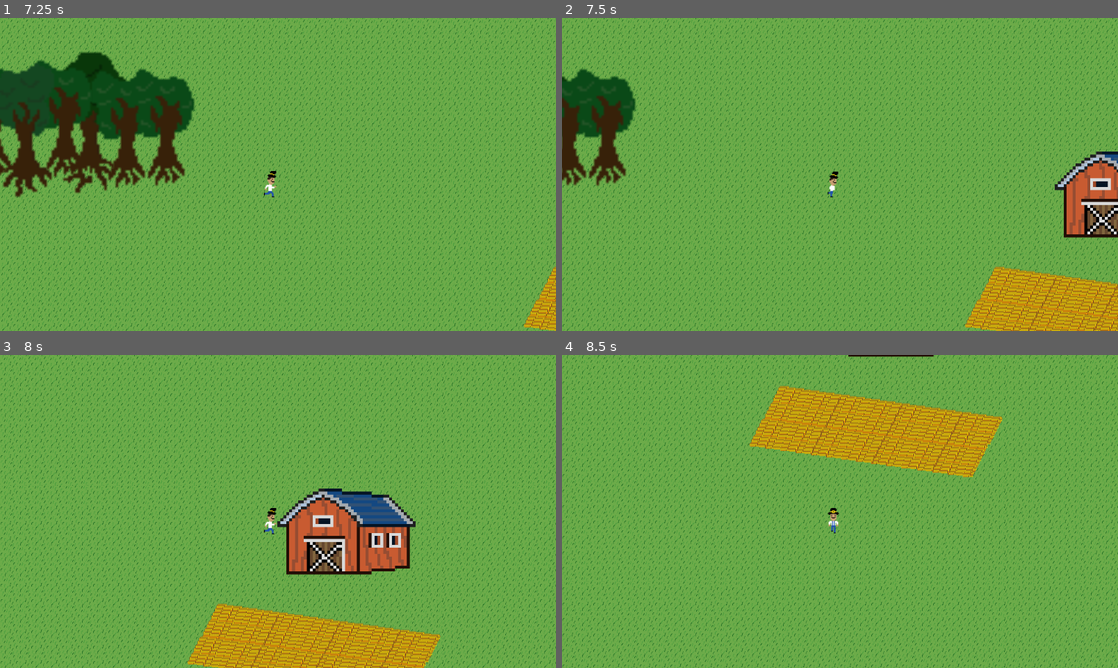
Above: before the commit, frames 1-4 (two rows, left to right).
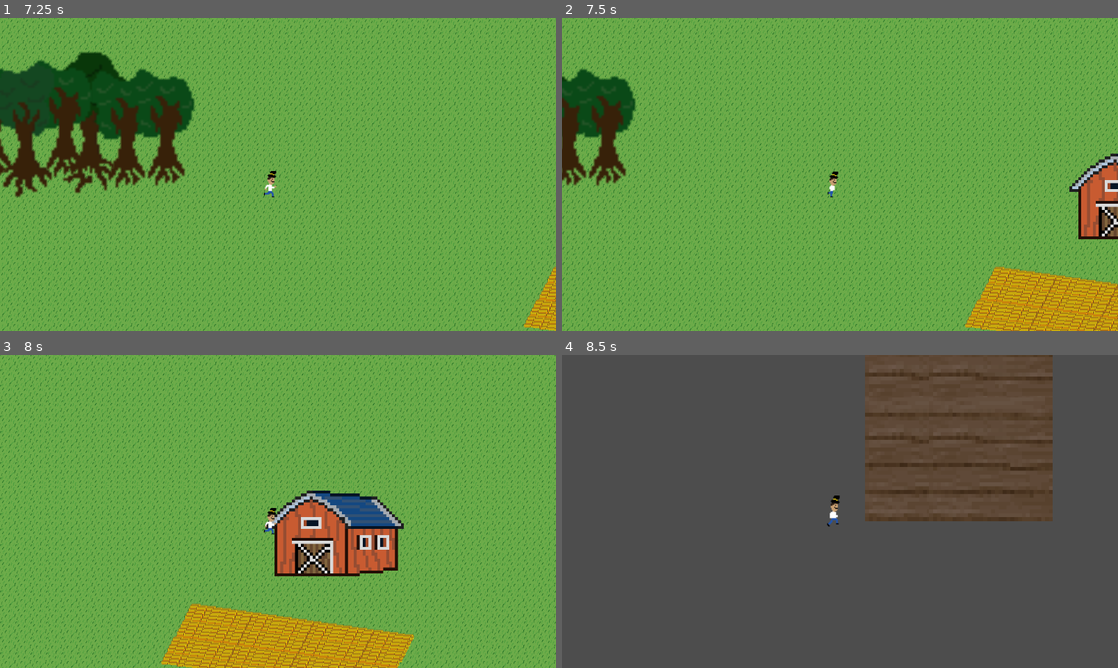
Above: after the commit, the same moments.

Repository: ian-kr/Melon
Game: Godot game, scene res://scenes/levels/town.tscn
The game is run twice, just before and just after one commit, with the same random seed, the same clock (stepped at 60 frames per second) and the same inputs. This scene is started directly instead of the project's main scene.
Inputs:
- Up to frame 1 (7.25 s): tap Enter (ui_accept) at 0.5, 0.6, 0.77, 1.07, 1.25, 1.35, 1.52, 1.82, 2, 2.1, 2.85, 3.02, 3.32, 3.6, 3.77, 4.07, 4.35, 4.52, 4.82, 5.1, 5.85, 6.02, 6.32, 6.6, 6.77, 7.07 s; hold W (up) 0.53-2.03 s; hold A (left) 2.03-3.53 s; hold S (down) 3.53-4.28 s; hold D (right) 4.28-5.03 s; hold W (up) 5.03-5.78 s; hold D (right) from 5.78 s (still down)
- Up to frame 2 (7.5 s): keep holding D (right); tap Enter (ui_accept) at 7.35 s
- Up to frame 3 (8 s): keep holding D (right); tap Enter (ui_accept) at 7.52, 7.82 s
- Up to frame 4 (8.5 s): release D (right) at 8.03 s; hold S (down) from 8.03 s (still down); tap Enter (ui_accept) at 8.1 s

Frame 1 is identical in both runs. In frame 2, 2.1% of the frame differs, in the area x 88-100%, y 42-71%; in frame 3, 28%; in frame 4, 100%, in the area x 0-100%, y 0-100%.

Commit message:
Player can not enter the barn door
Can not exit....
TODO

Diff:
--- /dev/null
+++ b/scenes/levels/Barn Area.gd
@@ -0,0 +1,14 @@
+extends Area2D
+
+var entered = false
+
+func _on_body_entered(body):
+	entered = true
+
+func _on_body_shape_exited(body_rid, body, body_shape_index, local_shape_index):
+	entered = false
+
+func _process(delta):
+	if entered == true:
+		if Input.is_action_just_pressed("ui_accept"):
+			get_tree().change_scene_to_file("res://scenes/levels/insideBarn.tscn")
--- a/scenes/levels/town.tscn
+++ b/scenes/levels/town.tscn
@@ -10,6 +10,7 @@
 [ext_resource type="Texture2D" uid="uid://cbcg8m2tir20u" path="res://graphics/assets/things/Tree2.png" id="7_mgkwl"]
 [ext_resource type="Texture2D" uid="uid://tegslj7v83hy" path="res://graphics/assets/things/Tree3.png" id="8_p8f42"]
 [ext_resource type="Texture2D" uid="uid://cwldi1vc7tqlt" path="res://graphics/assets/things/House1.png" id="9_o6io6"]
+[ext_resource type="Script" path="res://scenes/levels/Barn Area.gd" id="10_g07nf"]
 
 [sub_resource type="RectangleShape2D" id="RectangleShape2D_xsw73"]
 size = Vector2(1031, 85)
@@ -20,8 +21,8 @@
 [sub_resource type="RectangleShape2D" id="RectangleShape2D_m3f2g"]
 size = Vector2(149, 140)
 
-[sub_resource type="RectangleShape2D" id="RectangleShape2D_esk7a"]
-size = Vector2(290, 172.5)
+[sub_resource type="CircleShape2D" id="CircleShape2D_i8lus"]
+radius = 85.9593
 
 [node name="Town" type="Node2D"]
 script = ExtResource("1_nnyt8")
@@ -145,14 +146,18 @@
 position = Vector2(369, 286)
 shape = SubResource("RectangleShape2D_m3f2g")
 
-[node name="StaticBody2D2" type="StaticBody2D" parent="."]
-position = Vector2(8, 0)
+[node name="Barn Area" type="Area2D" parent="."]
+position = Vector2(30, 4)
+script = ExtResource("10_g07nf")
 
-[node name="Barn" type="Sprite2D" parent="StaticBody2D2"]
-position = Vector2(2094, 98)
+[node name="CollisionShape2D" type="CollisionShape2D" parent="Barn Area"]
+position = Vector2(2056, 160)
+shape = SubResource("CircleShape2D_i8lus")
+
+[node name="Barn" type="Sprite2D" parent="Barn Area"]
+position = Vector2(2102, 98)
 scale = Vector2(0.761719, 0.765625)
 texture = ExtResource("3_2xk2g")
 
-[node name="CollisionShape2D" type="CollisionShape2D" parent="StaticBody2D2"]
-position = Vector2(2091, 98.75)
-shape = SubResource("RectangleShape2D_esk7a")
+[connection signal="body_entered" from="Barn Area" to="Barn Area" method="_on_body_entered"]
+[connection signal="body_shape_exited" from="Barn Area" to="Barn Area" method="_on_body_shape_exited"]
Not shown: 1 places in scenes/levels/town.tscn that only renumber resources
